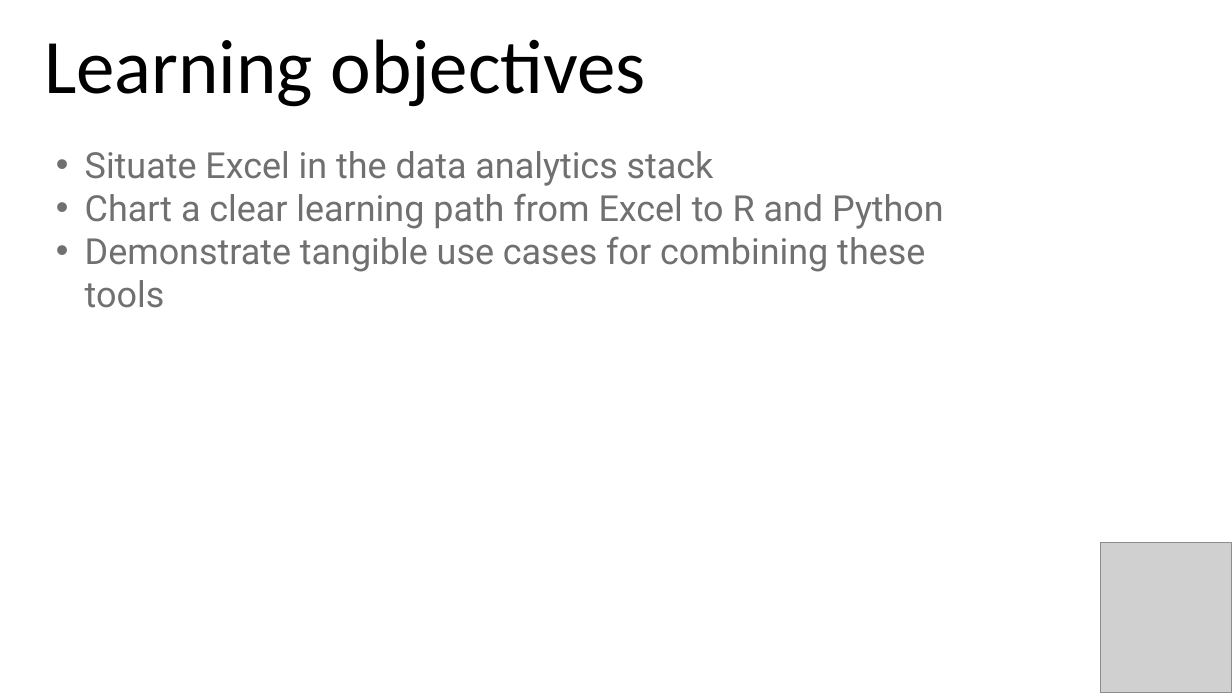
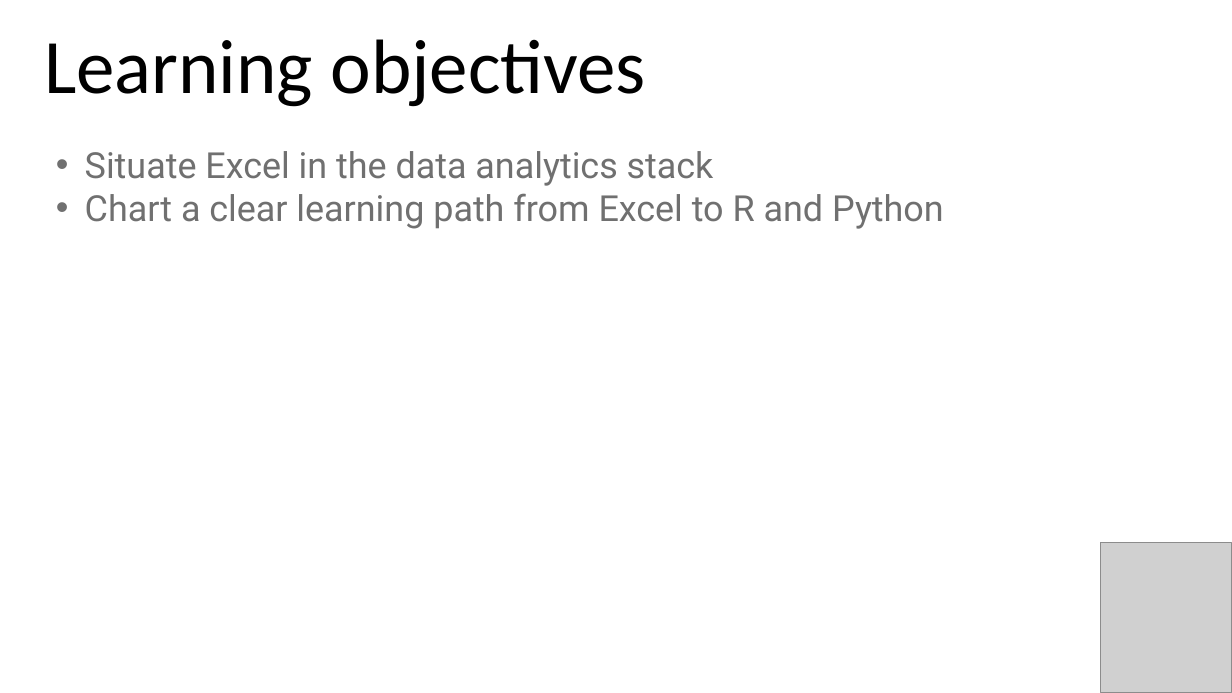
Before and after one commit to stringfestdata/advancing-into-analytics-ps-meetup, a slide deck: slide 2 of advancing-into-analytics-presentation.pptx. Drawn at 1232x693 pixels with LibreOffice and Linux fonts; fonts in the diff are those of the drawing; grey boxes stand for pictures. Boxes give left, top, right and bottom in pixels: in the first picture for what was removed or moved away, otherwise in the second. Text is boxed around its words. In the diff, an @@ line names an element or a change of style, - is before the commit and + after.

```diff
--- a/advancing-into-analytics-presentation.pptx
+++ b/advancing-into-analytics-presentation.pptx
@@ text at box(85, 236, 925, 308): paragraph removed @@
-• Demonstrate tangible use cases for combining these tools
```
Also in this commit, not shown: 1 other slide changed, 1 slide added, 1 other file.
